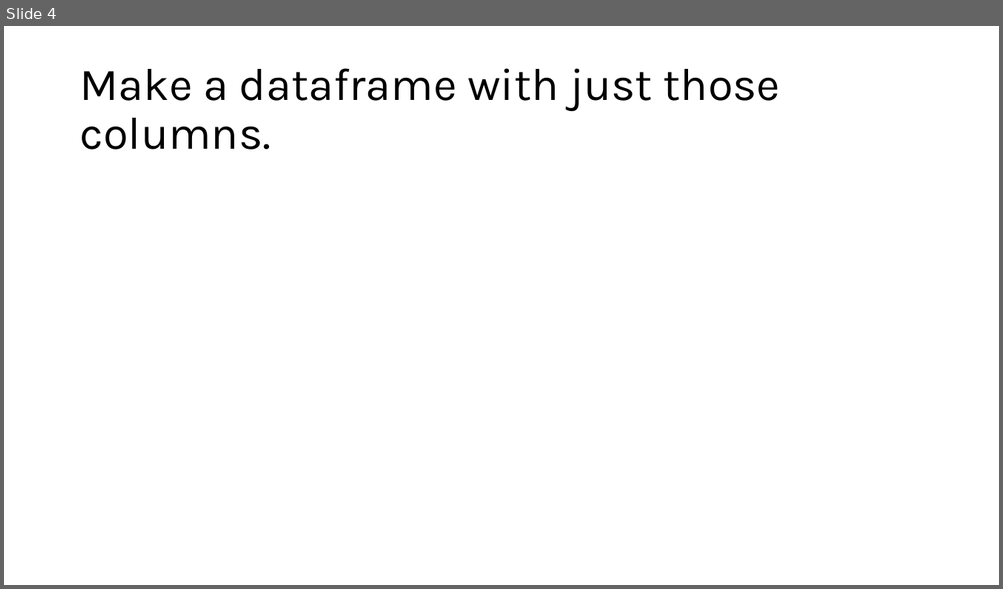
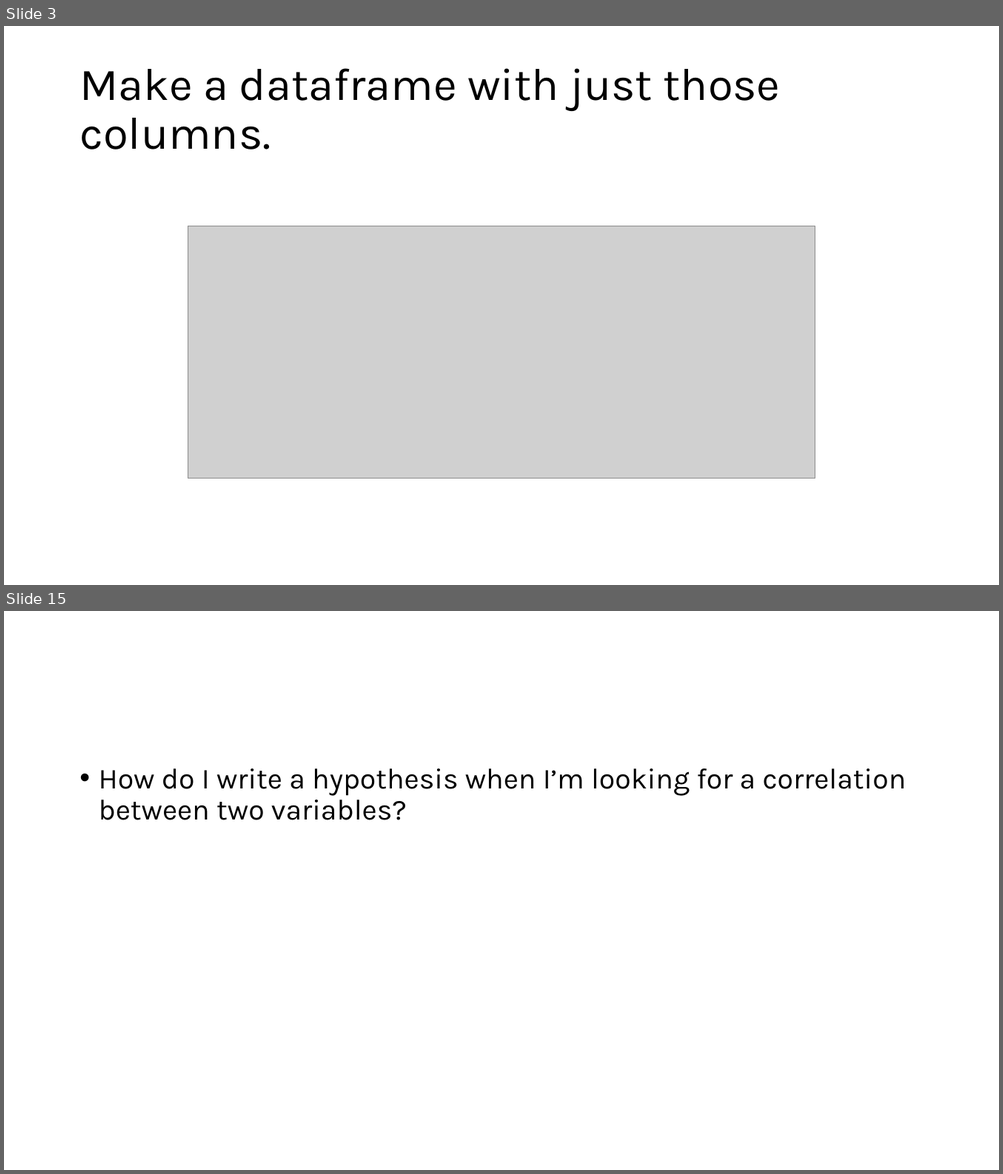
Before and after one commit to Iwestlauer/doing_data_science, a slide deck: Unit 4 Tidyverse/Isabella_Westlauer_FLS_Unit4.pptx. Shown one above the other, each under a label of ours: slide 4 before the commit, slides 3 and 15 after it; the slides between them are not shown. The pictures are 1003x589 and 1003x1174 pixels, drawn with LibreOffice and Linux fonts; fonts in the diff are those of the drawing; grey boxes stand for pictures. Boxes give left, top, right and bottom in pixels: in the first picture for what was removed or moved away, otherwise in the second. Text is boxed around its words. In the diff, an @@ line names an element or a change of style, - is before the commit and + after.

```diff
--- a/Unit 4 Tidyverse/Isabella_Westlauer_FLS_Unit4.pptx
+++ b/Unit 4 Tidyverse/Isabella_Westlauer_FLS_Unit4.pptx
@@ slide 15 added at (4, 611, 999, 1170), background #FFFFFF @@
@@ text added at (99, 769, 906, 820), 28 pt, text #000000 @@
+• How do I write a hypothesis when I’m looking for a correlation between two variables?
@@ what was slide 4 is now slide 3 @@
@@ slide 3 changed as well @@
@@ picture added at (188, 226, 815, 479) @@
```
Also in this commit, not shown: 3 other slides changed, 9 other slides added, 2 slides removed, 7 other files.
